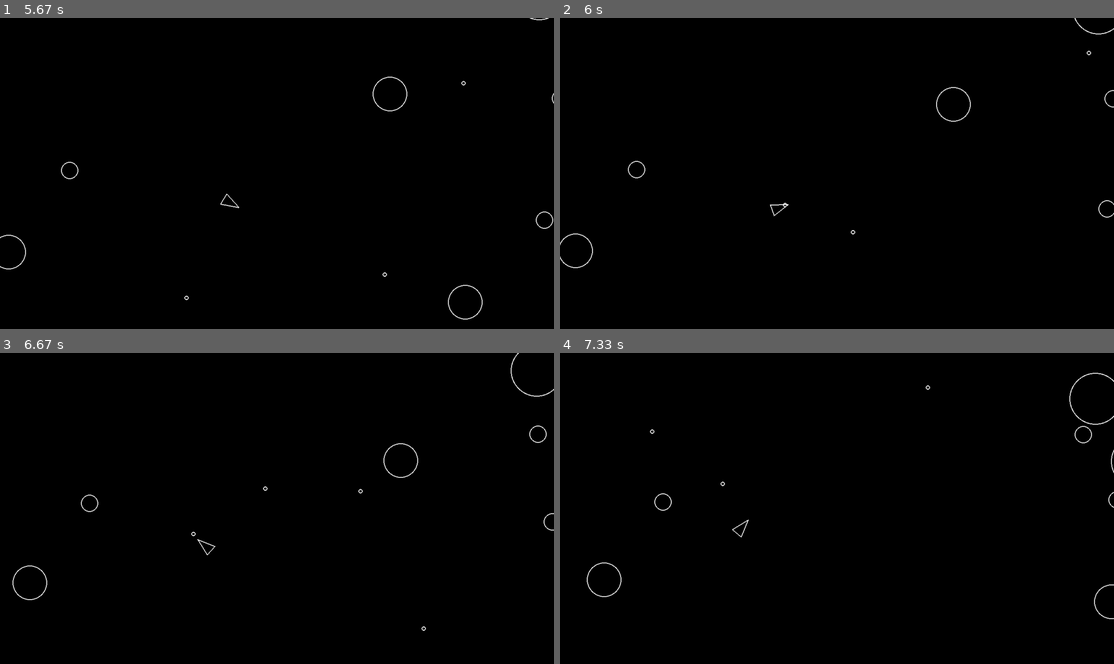
Above: before the commit, frames 1-4 (two rows, left to right).
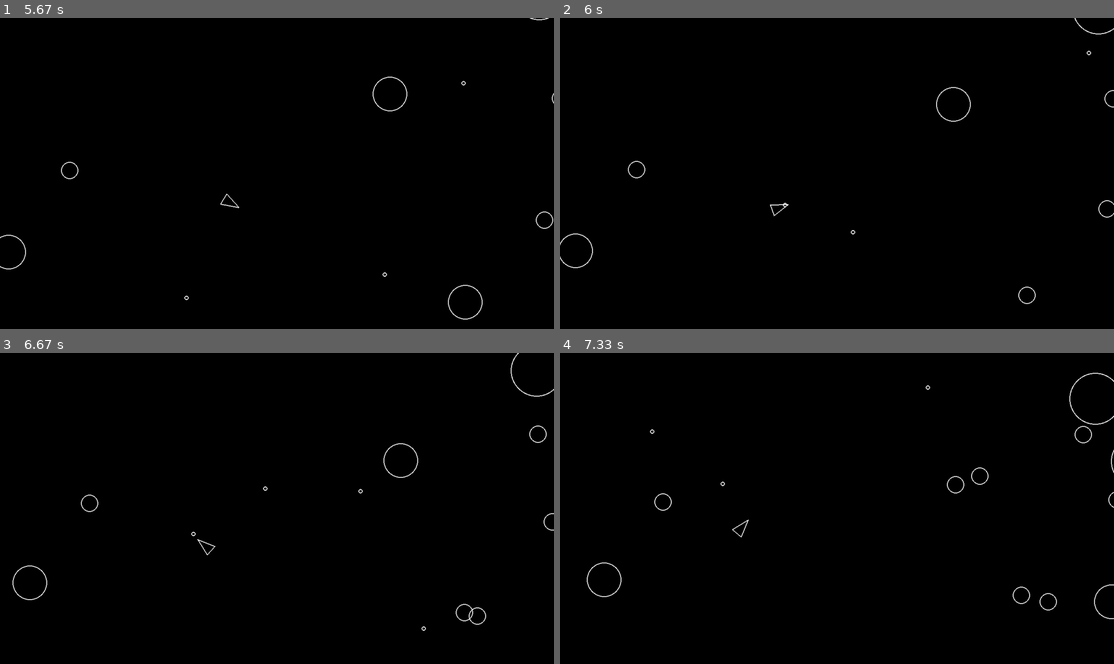
Above: after the commit, the same moments.

Repository: meurigjenkins/asteroid-pygame
Game: pygame game, started from main.py
Two runs of this game, one before a commit and one after it. Both use one fixed random seed, a clock stepped at 60 frames per second and the inputs below.
Inputs:
- Up to frame 1 (5.67 s): tap Space at 0.33, 0.73, 1.03, 1.3, 1.63, 1.93, 2.07, 2.47, 2.77, 3.13, 3.53, 3.83, 4.03, 4.33, 4.53, 4.87, 5.17, 5.37 s; hold A 0.67-1.2 s; hold S 1.23-1.53 s; hold A 1.57-1.97 s; hold W 2-2.37 s; hold D 2.4-3.03 s; hold S 3.07-3.43 s; hold A 3.47-3.93 s; hold D 3.97-4.43 s; hold W 4.47-4.77 s; hold D 4.8-5.27 s; hold A from 5.3 s (still down)
- Up to frame 2 (6 s): tap Space at 5.67, 5.93 s; release A at 5.83 s; hold S from 5.87 s (still down)
- Up to frame 3 (6.67 s): release S at 6.17 s; hold A 6.2-6.6 s; tap Space at 6.27, 6.57 s; hold W from 6.63 s (still down)
- Up to frame 4 (7.33 s): tap Space at 6.7, 7.1 s; release W at 7 s; hold D from 7.03 s (still down)

Frame 1 is identical in both runs. In frame 2, less than 0.1% of the frame differs, in the area x 82-86%, y 86-93%; in frame 3, less than 0.1%; in frame 4, 0.2%, in the area x 69-90%, y 36-83%.

Commit message:
asteroid splitting logic

Diff:
--- a/asteroid.py
+++ b/asteroid.py
@@ -1,5 +1,7 @@
 import pygame
+import random
 from circleshape import CircleShape
+from constants import *
 
 class Asteroid(CircleShape):
     def __init__(self, x, y, radius):
@@ -10,3 +12,20 @@
 
     def update(self, dt):
         self.position += (self.velocity * dt)
+
+    def split(self):
+        self.kill()
+        if self.radius <= ASTEROID_MIN_RADIUS:
+            return
+
+        random_angle = random.uniform(20, 50)
+        new_radius = self.radius - ASTEROID_MIN_RADIUS
+
+        vector_1 = self.velocity.rotate(random_angle)
+        vector_2 = self.velocity.rotate(-random_angle)
+
+        asteroid_1 = Asteroid(self.position[0], self.position[1], new_radius)
+        asteroid_2 = Asteroid(self.position[0], self.position[1], new_radius)
+
+        asteroid_1.velocity = vector_1 * 1.2
+        asteroid_2.velocity = vector_2 * 1.2
--- a/main.py
+++ b/main.py
@@ -55,7 +55,7 @@
             for shot in shots:
                 if asteroid.collides(shot):
                     shot.kill()
-                    asteroid.kill()
+                    asteroid.split()
 
 
         screen.fill("black")
